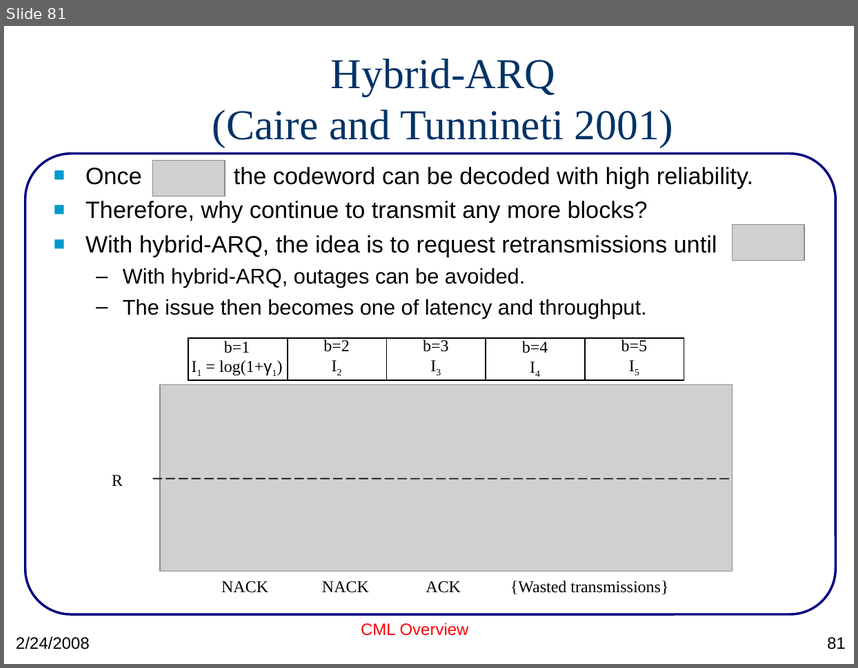
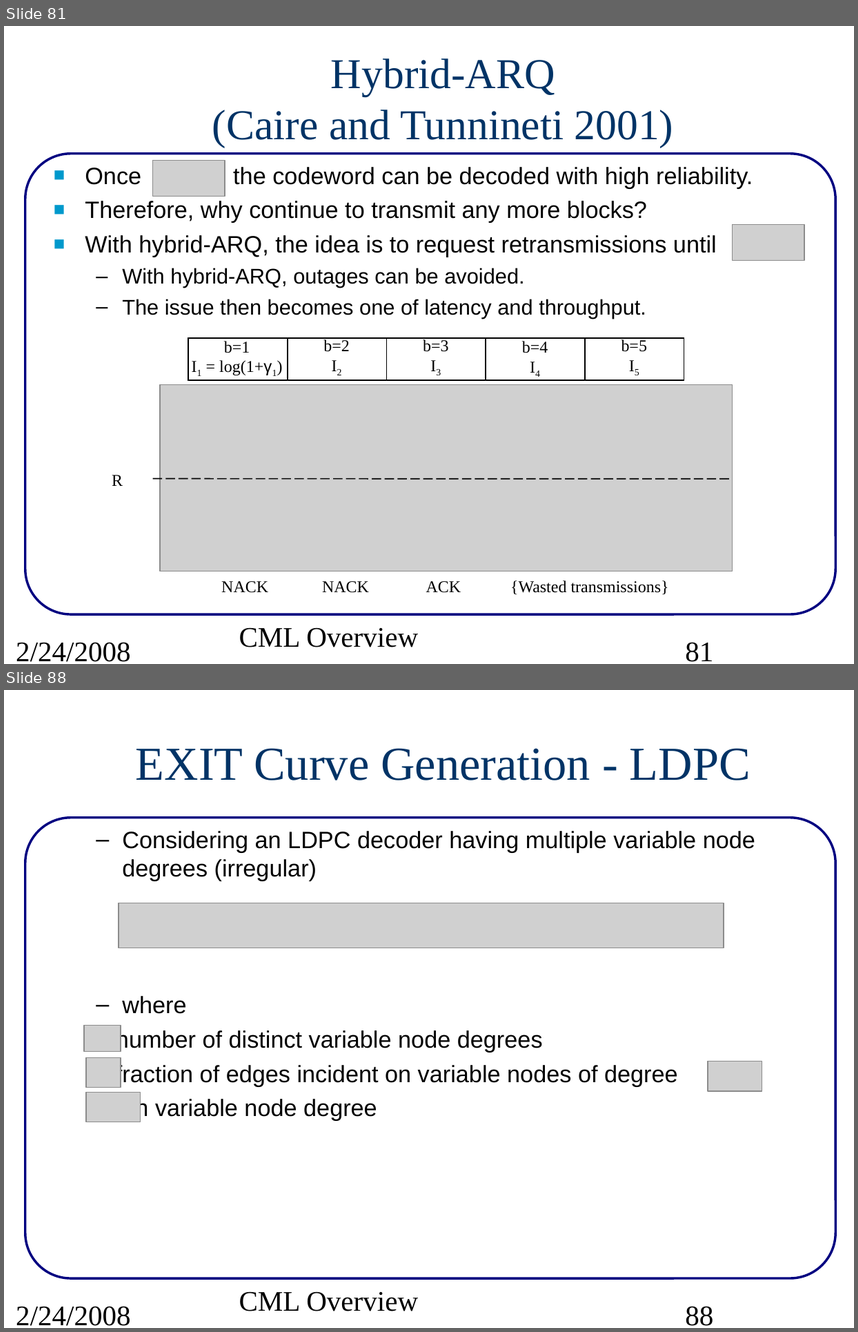
Before and after one commit to wvu-wcrl/CML, a slide deck: doc/src/CMLoverview.ppt. Shown one above the other, each under a label of ours: slide 81 before the commit, slides 81 and 88 after it; the slides between them are not shown. The pictures are 858x668 and 858x1332 pixels, drawn with LibreOffice and Linux fonts; fonts in the diff are those of the drawing; grey boxes stand for pictures. Boxes give left, top, right and bottom in pixels: in the first picture for what was removed or moved away, otherwise in the second. Text is boxed around its words. In the diff, an @@ line names an element or a change of style, - is before the commit and + after.

Commit message:
fixed formatting in cml/doc/readme.pdf.  First draft of EXIT documentation in CMLoverview.ppt

```diff
--- a/doc/src/CMLoverview.ppt
+++ b/doc/src/CMLoverview.ppt
@@ slide 88 added at (4, 690, 854, 1328), background #FFFFFF; not listed: 1 template element that a slide beside it also shows @@
@@ title added at (136, 748, 751, 780), 40 pt, text #003366 @@
+EXIT Curve Generation - LDPC
@@ text added at (116, 831, 755, 1121), 20 pt, text #000000 @@
+  – Considering an LDPC decoder having multiple variable node degrees (irregular)
+  – where
+  number of distinct variable node degrees
+  fraction of edges incident on variable nodes of degree
+  i-th variable node degree
@@ picture added at (119, 903, 724, 949) @@
@@ picture added at (84, 1025, 121, 1052) @@
@@ picture added at (87, 1057, 121, 1087) @@
@@ picture added at (708, 1061, 762, 1090) @@
@@ picture added at (87, 1092, 141, 1122) @@
@@ text added at (16, 1305, 131, 1325), 24 pt, text #000000 @@
+2/24/2008
@@ text added at (239, 1291, 418, 1311), 24 pt, text #000000 @@
+CML Overview
@@ page number added at (685, 1305, 713, 1325), 24 pt, text #000000 @@
+88
@@ slide 81 changed as well @@
@@ text "Once the codeword can be ..." at (85, 167, 753, 319): indent changed @@
@@ text "CML Overview" at (239, 627, 418, 647): size 14 to 24 pt, font Arial to Times New Roman, text colour #FF0000 to #000000; alignment centre to left; less space between paragraphs @@
@@ text "2/24/2008" at (16, 641, 131, 661): size 14 to 24 pt, font Arial to Times New Roman; less space between paragraphs @@
@@ page number at (685, 641, 713, 661): size 14 to 24 pt, font Arial to Times New Roman; alignment right to left; less space between paragraphs @@
```
Also in this commit, not shown: 83 other slides changed, 7 other slides added, 2 other files.
